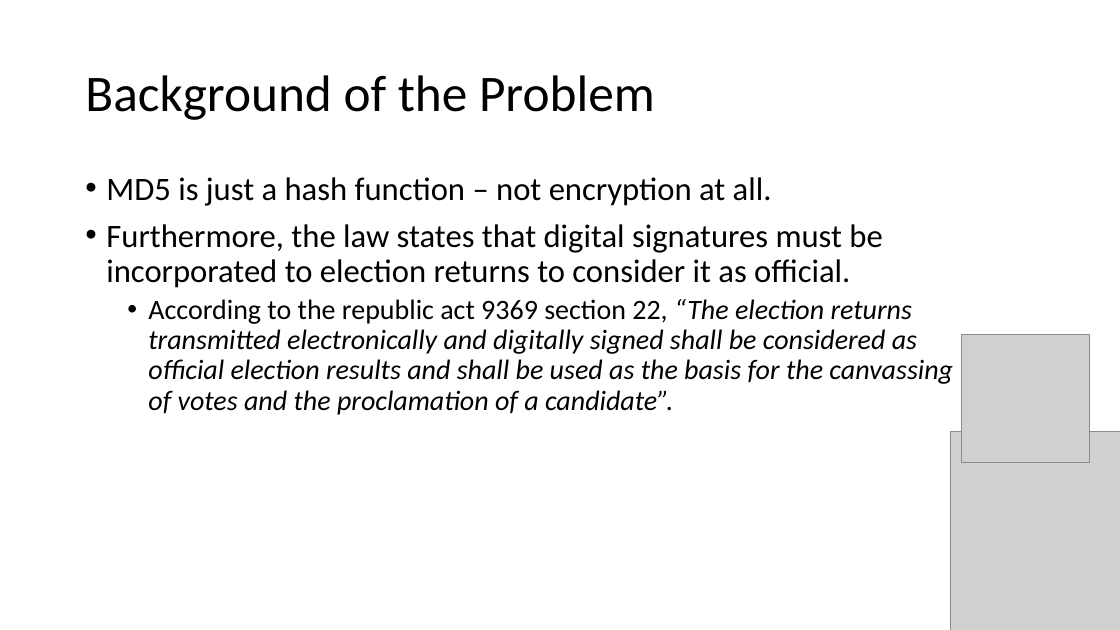
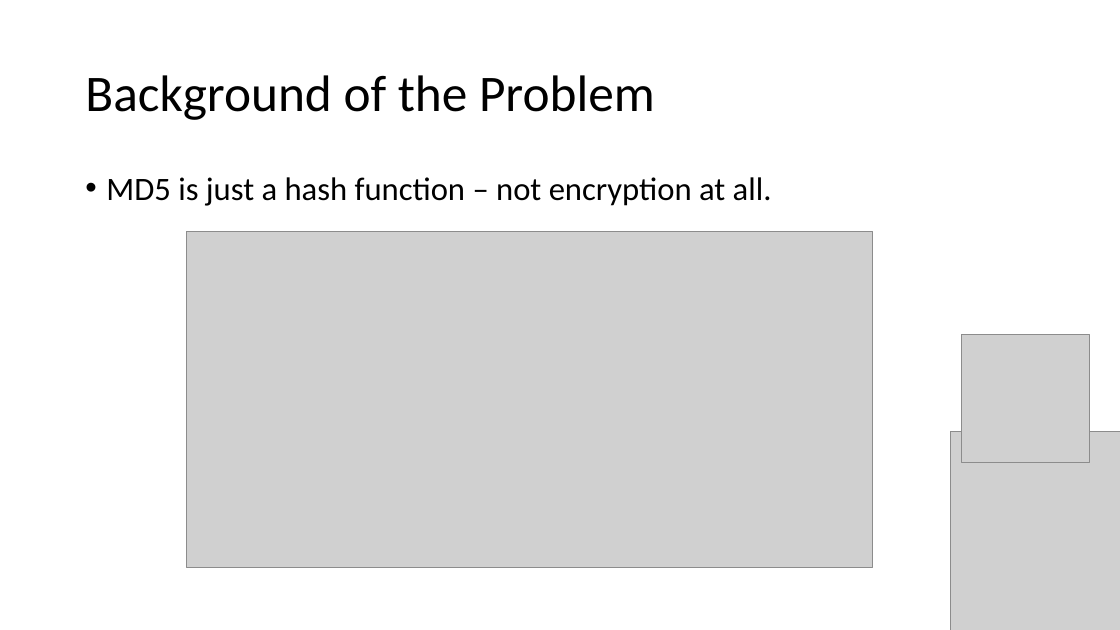
Before and after one commit to seans888/Project---Automate-Election, a slide deck: slide 5 of Documentation/Finals_Sysadd1.pptx (slide 3 before the commit). Drawn at 1120x630 pixels with LibreOffice and Linux fonts; fonts in the diff are those of the drawing; grey boxes stand for pictures. Boxes give left, top, right and bottom in pixels: in the first picture for what was removed or moved away, otherwise in the second. Text is boxed around its words. In the diff, an @@ line names an element or a change of style, - is before the commit and + after.

```diff
--- a/Documentation/Finals_Sysadd1.pptx
+++ b/Documentation/Finals_Sysadd1.pptx
@@ text at (106, 224, 953, 415): paragraphs removed @@
-• Furthermore, the law states that digital signatures must be incorporated to election returns to consider it as official.
-  • According to the republic act 9369 section 22, “The election returns transmitted electronically and digitally signed shall be considered as official election results and shall be used as the basis for the canvassing of votes and the proclamation of a candidate”.
@@ picture added at (187, 231, 873, 567) @@
```
Also in this commit, not shown: 6 other slides changed, 2 slides added, 2 slides removed.
